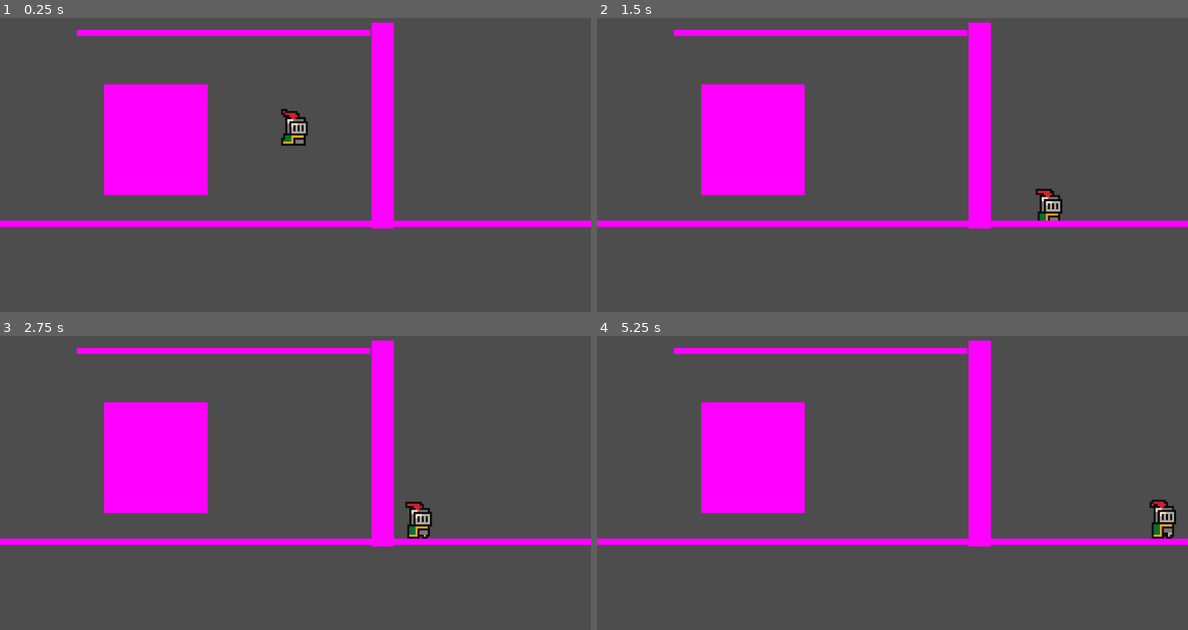
Above: before the commit, frames 1-4 (two rows, left to right).
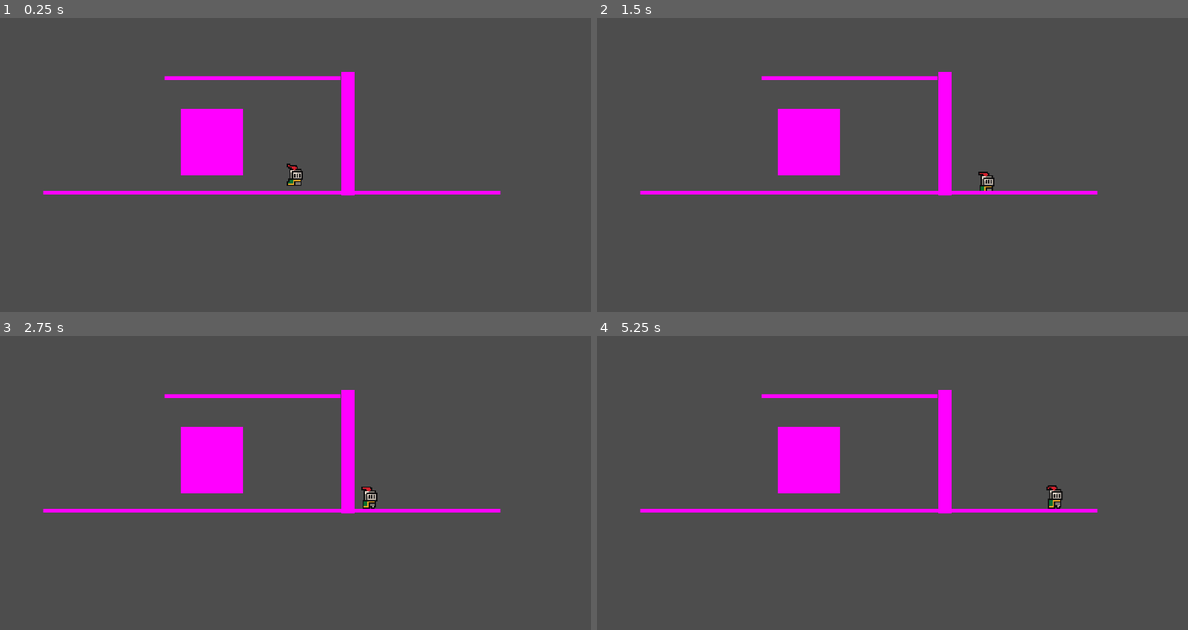
Above: after the commit, the same moments.

Repository: GDYUClub/term-project-w25
Game: Godot game, scene res://src/main/game.tscn
Two runs of this game, one before a commit and one after it. Both use one fixed random seed, a clock stepped at 60 frames per second and the inputs below. Before the commit the project starts from res://scenes/game.tscn.
Inputs:
- Up to frame 1 (0.25 s): no input
- Up to frame 2 (1.5 s): tap Enter (ui_accept) at 0.5, 0.77, 1.07 s; hold Shift (ui_sprint, bound only before the commit) 0.53-1.28 s; hold Right (ui_right) from 0.53 s (still down); tap C (crouch) at 0.6 s; tap Shift (ui_sprint, bound only before the commit) at 1.35 s
- Up to frame 3 (2.75 s): tap Enter (ui_accept) at 1.52, 1.55, 1.82, 2.1 s; release Right (ui_right) at 2.03 s; hold Left (ui_left) from 2.03 s (still down); tap C (crouch) at 2.3 s
- Up to frame 4 (5.25 s): release Left (ui_left) at 2.78 s; hold Right (ui_right) 2.78-4.28 s; tap C (crouch) at 2.85, 4.35 s; tap Enter (ui_accept) at 3.02, 3.32, 3.77, 3.8, 4.07, 4.52, 4.82 s; tap Shift (ui_sprint, bound only before the commit) at 3.05 s; hold Shift (ui_sprint, bound only before the commit) 3.53-4.28 s; hold Left (ui_left) 4.28-5.03 s; hold Right (ui_right) from 5.03 s (still down); hold Shift (ui_sprint, bound only before the commit) from 5.03 s (still down)

The runs differ from the first frame. In frame 1, 15% of the frame differs, in the area x 0-100%, y 1-72%; in frame 2, 15%; in frame 3, 15%; in frame 4, 15%.

Commit message:
Made modifications as per requested changes

Diff:
--- a/project.godot
+++ b/project.godot
@@ -11,12 +11,15 @@
 [application]
 
 config/name="ink-orporated"
-run/main_scene="res://scenes/game.tscn"
+run/main_scene="res://src/main/game.tscn"
 config/features=PackedStringArray("4.3", "GL Compatibility")
 config/icon="res://assets/sprites/icon.svg"
 
 [display]
 
+window/size/viewport_width=1920
+window/size/viewport_height=1080
+window/size/mode=2
 window/stretch/mode="viewport"
 
 [input]
@@ -53,7 +56,7 @@
 , Object(InputEventKey,"resource_local_to_scene":false,"resource_name":"","device":0,"window_id":0,"alt_pressed":false,"shift_pressed":false,"ctrl_pressed":false,"meta_pressed":false,"pressed":false,"keycode":83,"physical_keycode":0,"key_label":0,"unicode":0,"location":0,"echo":false,"script":null)
 ]
 }
-ui_sprint={
+sprint={
 "deadzone": 0.5,
 "events": [Object(InputEventKey,"resource_local_to_scene":false,"resource_name":"","device":0,"window_id":0,"alt_presse …(194 unchanged characters)…
 , Object(InputEventJoypadMotion,"resource_local_to_scene":false,"resource_name":"","device":-1,"axis":5,"axis_value":1.0,"script":null)
--- a/scenes/ladder.gd
+++ /dev/null
@@ -1,21 +0,0 @@
-extends Area2D
-
-
-# Called when the node enters the scene tree for the first time.
-func _ready() -> void:
-	pass # Replace with function body.
-
-
-# Called every frame. 'delta' is the elapsed time since the previous frame.
-func _process(delta: float) -> void:
-	pass
-
-
-func _on_body_entered(body: Node2D) -> void: # Enables ladder climbing behavior if ladder is colliding with player
-	if "Player" in body.name:
-		body.on_ladder = true
-
-
-func _on_body_exited(body: Node2D) -> void: # Disables ladder climbing behavior if player exists ladder collider
-	if "Player" in body.name:
-		body.on_ladder = false
--- a/scenes/player.gd
+++ /dev/null
@@ -1,123 +0,0 @@
-extends CharacterBody2D
-
-@onready var cshape = $CollisionShape2D
-
-const WALK_SPEED = 80.0
-const CLIMB_SPEED = 50.0
-const SPRINT_SPEED = 120.0
-const CROUCH_SPEED = 65.0
-
-@export var move_type: bool = false # Top-down or Side-scroller. Defaulted to top-down
-
-var on_ladder: bool = false
-
-var gravity = ProjectSettings.get_setting("physics/2d/default_gravity")
-
-var is_crouching: bool = false
-@export var hold_to_crouch: bool = false # Handles press or hold-to-crouch behavior. Currently unimplemented
-
-var stand_cshape = preload("res://assets/resources/standing_cshape.tres")
-var crouch_cshape = preload("res://assets/resources/crouch_cshape.tres")
-
-#------------------------------------------------
-# Top down movement function
-func _top_down():
-
-	var direction := Input.get_axis("ui_left", "ui_right")
-	var directionY := Input.get_axis("ui_up", "ui_down")
-
-	if directionY:
-		velocity.y = directionY * WALK_SPEED
-	else:
-		velocity.y = move_toward(velocity.y, 0, WALK_SPEED)
-
-	if direction:
-		if is_crouching:
-			velocity.x = direction * CROUCH_SPEED
-		else:
-			velocity.x = direction * WALK_SPEED
-	else:
-		velocity.x = move_toward(velocity.x, 0, WALK_SPEED)
-
-	if Input.is_action_pressed("ui_sprint"): # Controls sprint speed depending on player state
-		if is_crouching:
-			velocity.x = direction * WALK_SPEED
-			velocity.y = directionY * WALK_SPEED
-		else:
-			velocity.x = direction * SPRINT_SPEED
-			velocity.y = directionY * SPRINT_SPEED
-#------------------------------------------------
-
-#------------------------------------------------
-# Side scroller movement function
-func _side_scroller(delta: float):
-	if not is_on_floor() and !on_ladder:
-		velocity.y += gravity * delta
-
-	var direction := Input.get_axis("ui_left", "ui_right")
-	if direction:
-		if is_crouching:
-			velocity.x = direction * CROUCH_SPEED
-		else:
-			velocity.x = direction * WALK_SPEED
-	else:
-		velocity.x = move_toward(velocity.x, 0, WALK_SPEED)
-
-	if Input.is_action_pressed("ui_sprint"):
-		if is_crouching:
-			velocity.x = direction * WALK_SPEED
-		else:
-			velocity.x = direction * SPRINT_SPEED
-
-	if on_ladder: # Enables climbing behavior if player is on a ladder
-		_climb()
-#------------------------------------------------
-
-#------------------------------------------------
-# Climb ladder function
-func _climb():
-	var directionY := Input.get_axis("ui_up", "ui_down")
-	if directionY: # Move up or down a ladder, no horizontal movement while climbing
-		velocity.y = directionY * CLIMB_SPEED
-		velocity.x = 0
-	else:
-		velocity.y = 0
-
-	if Input.is_action_pressed("ui_sprint"): # Controls sprint speed while climbing. Quick descend and slow ascend
-		if directionY > 0:
-			velocity.y = directionY * SPRINT_SPEED
-		if directionY < 0:
-			velocity.y = directionY * SPRINT_SPEED/2
-#------------------------------------------------
-
-#------------------------------------------------
-# Crouch function
-func _crouch():
-	if !is_crouching:
-		is_crouching = true
-		cshape.shape = crouch_cshape
-	else:
-		is_crouching = false
-		cshape.shape = stand_cshape
-#------------------------------------------------
-
-
-func _physics_process(delta: float) -> void:
-
-	if Input.is_action_just_pressed("ui_accept"):
-		move_type = !move_type
-
-	if Input.is_action_just_pressed("crouch"):
-
-		_crouch()
-
-	if move_type == false:
-		_top_down()
-		print("Top down movement mode")
-	else:
-		_side_scroller(delta)
-		print("Side-scroller movement mode")
-
-	print(on_ladder)
-
-	move_and_slide()
--- /dev/null
+++ b/src/ladder/code/ladder.gd
@@ -0,0 +1,10 @@
+extends Area2D
+
+func _on_body_entered(body: Node2D) -> void: # Enables ladder climbing behavior if ladder is colliding with player
+	if body.is_in_group("player"):
+		body.on_ladder = true
+
+
+func _on_body_exited(body: Node2D) -> void: # Disables ladder climbing behavior if player exists ladder collider
+	if body.is_in_group("player"):
+		body.on_ladder = false
--- a/scenes/ladder_placeholder.tscn
+++ b/src/ladder/scene/ladder_placeholder.tscn
@@ -1,13 +1,13 @@
 [gd_scene load_steps=4 format=3 uid="uid://b62wwooblkw8k"]
 
-[ext_resource type="Script" path="res://scenes/ladder.gd" id="1_cy4gn"]
+[ext_resource type="Script" path="res://src/ladder/code/ladder.gd" id="1_cy4gn"]
 
 [sub_resource type="RectangleShape2D" id="RectangleShape2D_htk51"]
 size = Vector2(11, 99)
 
 [sub_resource type="AnimatedTexture" id="AnimatedTexture_5iogw"]
 
-[node name="Area2D" type="Area2D" groups=["Ladder"]]
+[node name="Area2D" type="Area2D" groups=["ladder"]]
 script = ExtResource("1_cy4gn")
 
 [node name="CollisionShape2D" type="CollisionShape2D" parent="."]
--- a/scenes/game.tscn
+++ b/src/main/game.tscn
@@ -1,8 +1,8 @@
 [gd_scene load_steps=8 format=3 uid="uid://dugjot3k3j7p6"]
 
-[ext_resource type="PackedScene" uid="uid://bt7hps1ykd8nk" path="res://scenes/player.tscn" id="1_utvwk"]
-[ext_resource type="Script" path="res://scenes/player.gd" id="2_j4l4x"]
-[ext_resource type="PackedScene" uid="uid://b62wwooblkw8k" path="res://scenes/ladder_placeholder.tscn" id="3_fp6t4"]
+[ext_resource type="PackedScene" uid="uid://b62wwooblkw8k" path="res://src/ladder/scene/ladder_placeholder.tscn" id="1_xdt13"]
+[ext_resource type="PackedScene" uid="uid://bt7hps1ykd8nk" path="res://src/player/scene/player.tscn" id="2_ltdrh"]
+[ext_resource type="Script" path="res://src/player/code/player.gd" id="3_nq38v"]
 
 [sub_resource type="RectangleShape2D" id="RectangleShape2D_xe6wd"]
 size = Vector2(143, 4)
@@ -19,12 +19,13 @@
 position = Vector2(241, 222)
 zoom = Vector2(4, 4)
 
-[node name="Area2D" parent="." instance=ExtResource("3_fp6t4")]
+[node name="Area2D" parent="." instance=ExtResource("1_xdt13")]
 position = Vector2(275, 262)
 
-[node name="Player" parent="." instance=ExtResource("1_utvwk")]
+[node name="Player" parent="." instance=ExtResource("2_ltdrh")]
 position = Vector2(241, 222)
-script = ExtResource("2_j4l4x")
+script = ExtResource("3_nq38v")
+move_type = 1
 
 [node name="StaticBody2D2" type="StaticBody2D" parent="."]
 position = Vector2(214, 259)
--- /dev/null
+++ b/src/player/code/player.gd
@@ -0,0 +1,85 @@
+extends CharacterBody2D
+
+@onready var cshape = $CollisionShape2D
+
+const WALK_SPEED = 80.0
+const CLIMB_SPEED = 50.0
+const SPRINT_SPEED = 120.0
+const CROUCH_SPEED = 65.0
+
+
+@export var move_type := MoveType.TOP_DOWN
+
+enum MoveType {
+	TOP_DOWN,
+	SIDE_SCROLLER
+}
+
+var on_ladder: bool = false
+
+var gravity = ProjectSettings.get_setting("physics/2d/default_gravity")
+
+var is_crouching: bool = false
+var hold_to_crouch: bool = false # Handles press or hold-to-crouch behavior. Currently unimplemented
+
+var stand_cshape = preload("res://assets/resources/standing_cshape.tres")
+var crouch_cshape = preload("res://assets/resources/crouch_cshape.tres")
+
+# Top down movement function
+func _top_down():
+
+
+	var direction_vector := Input.get_vector("ui_left", "ui_right", "ui_up", "ui_down").normalized()
+
+	velocity.y = direction_vector.y * WALK_SPEED if direction_vector.y else move_toward(velocity.y, 0, WALK_SPEED)
+
+	velocity.x = direction_vector.x * (CROUCH_SPEED if is_crouching else WALK_SPEED) if direction_vector.x else move_toward(velocity.x, 0, WALK_SPEED)
+
+	velocity.x = direction_vector.x * (WALK_SPEED if is_crouching else SPRINT_SPEED) if Input.is_action_pressed("sprint") else velocity.x
+	velocity.y = direction_vector.y * (WALK_SPEED if is_crouching else SPRINT_SPEED) if Input.is_action_pressed("sprint") else velocity.y
+
+
+# Side scroller movement function
+func _side_scroller(delta: float):
+	if not is_on_floor() and !on_ladder:
+		velocity.y += gravity * delta
+
+	var direction := Input.get_axis("ui_left", "ui_right")
+
+	velocity.x = direction * (CROUCH_SPEED if is_crouching else WALK_SPEED) if direction else move_toward(velocity.x, 0, WALK_SPEED)
+
+	velocity.x = direction * (WALK_SPEED if is_crouching else SPRINT_SPEED) if Input.is_action_pressed("sprint") else velocity.x
+
+	if on_ladder: # Enables climbing behavior if player is on a ladder
+		_climb()
+
+# Climb ladder function
+func _climb():
+	var directionY := Input.get_axis("ui_up", "ui_down")
+
+	velocity.y = directionY * CLIMB_SPEED if directionY else 0
+	velocity.x = 0 if directionY else velocity.x
+
+	velocity.y = directionY * (SPRINT_SPEED if directionY > 0 else SPRINT_SPEED / 2) if Input.is_action_pressed("sprint") and directionY != 0 else velocity.y
+
+
+# Crouch function
+func _crouch():
+	is_crouching = true if !is_crouching else false
+	cshape.shape = crouch_cshape if is_crouching else stand_cshape
+
+
+func _physics_process(delta: float) -> void:
+
+	if Input.is_action_just_pressed("crouch"):
+		_crouch()
+	if move_type == MoveType.TOP_DOWN:
+		_top_down()
+		print("Top down movement mode")
+	else:
+		_side_scroller(delta)
+		print("Side-scroller movement mode")
+
+	print(on_ladder)
+
+	move_and_slide()
--- a/src/player/player.gd
+++ /dev/null
@@ -1,3 +0,0 @@
-extends Node
-# this script just exists to demonstrate the format that we'll be following for the codebase.
-# feel free to remove the player and this script as well.
--- a/scenes/player.tscn
+++ b/src/player/scene/player.tscn
@@ -39,7 +39,7 @@
 "speed": 10.0
 }]
 
-[node name="Player" type="CharacterBody2D" groups=["Player"]]
+[node name="Player" type="CharacterBody2D" groups=["player"]]
 
 [node name="AnimatedSprite2D" type="AnimatedSprite2D" parent="."]
 position = Vector2(0, -12)
